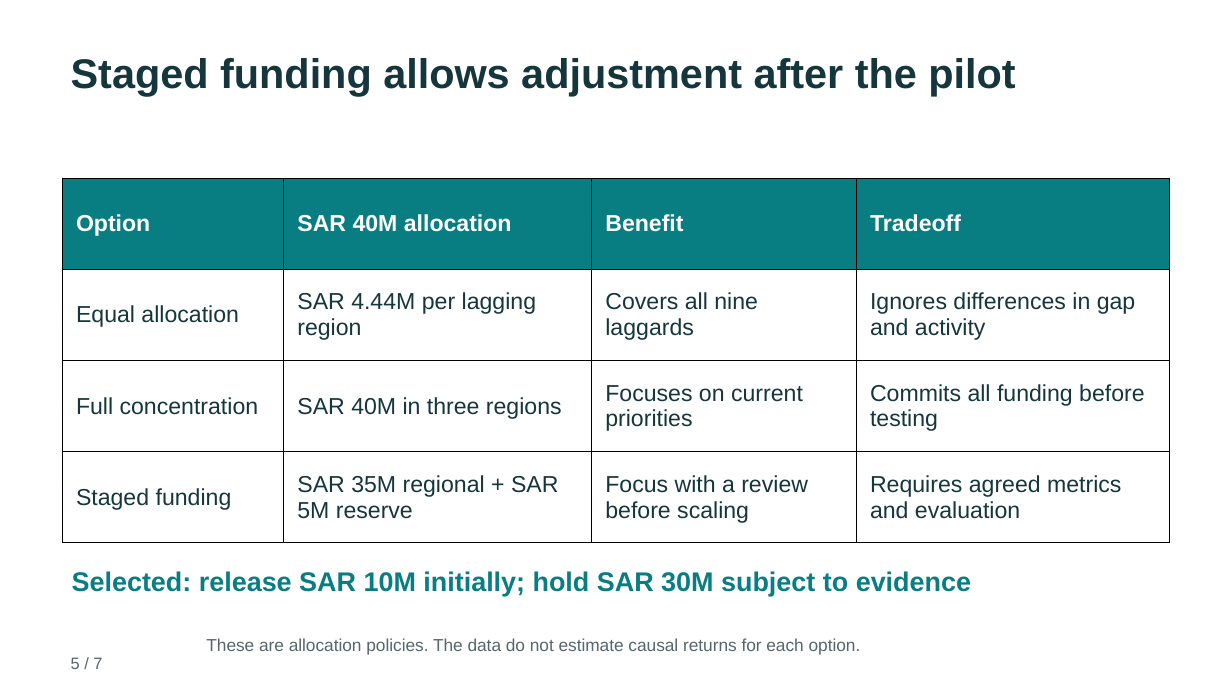
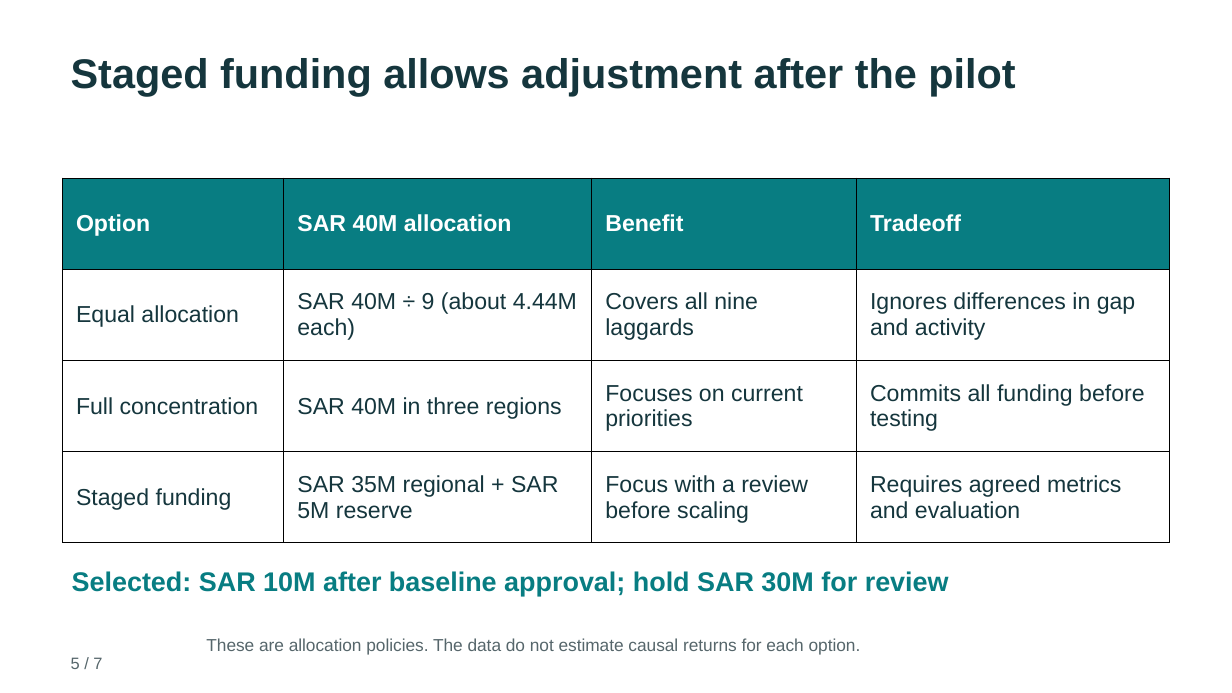
Before and after one commit to c3bod/sdaia-storytelling-tayseer-capstone, a slide deck: slide 5 of deliverables/Tayseer_Executive_Story_Final.pptx. Drawn at 1232x693 pixels with LibreOffice and Linux fonts; fonts in the diff are those of the drawing. Boxes give left, top, right and bottom in pixels: in the first picture for what was removed or moved away, otherwise in the second. Text is boxed around its words. In the diff, an @@ line names an element or a change of style, - is before the commit and + after.

Commit message:
Apply independent capstone review: pilot prerequisites, chart evidence and metric sensitivity

```diff
--- a/deliverables/Tayseer_Executive_Story_Final.pptx
+++ b/deliverables/Tayseer_Executive_Story_Final.pptx
@@ table at [63, 178, 1170, 543] @@
-row 2, column 2: SAR 4.44M per lagging region
+row 2, column 2: SAR 40M ÷ 9 (about 4.44M each)
@@ text at [72, 571, 949, 596]: text changed @@
-Selected: release SAR 10M initially; hold SAR 30M subject to evidence
+Selected: SAR 10M after baseline approval; hold SAR 30M for review
```
Also in this commit, not shown: 4 other slides changed, 15 other files.
